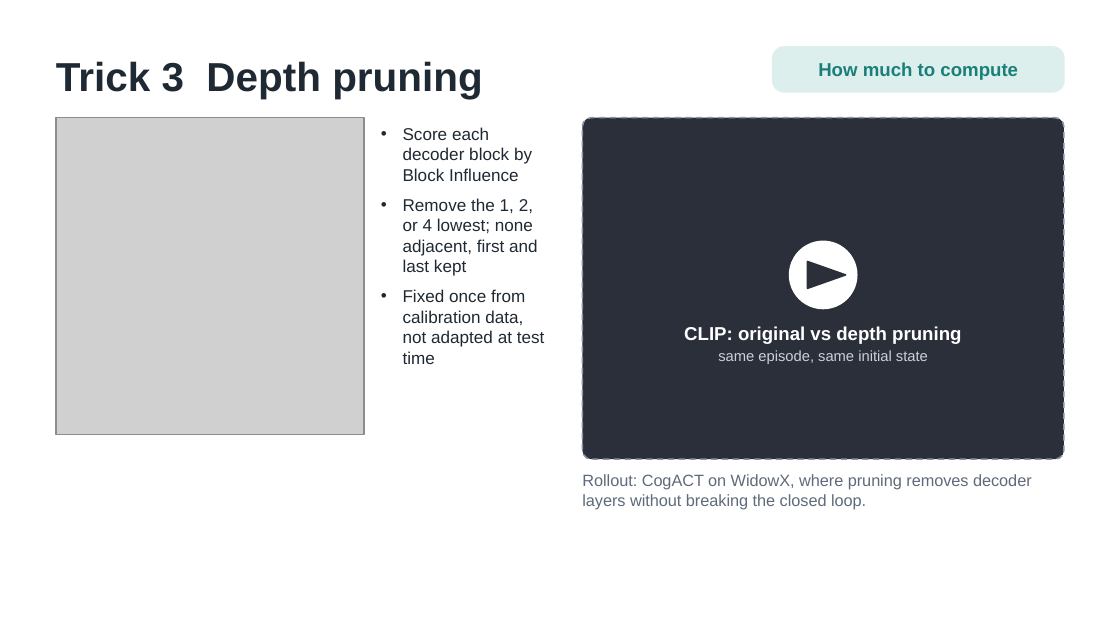
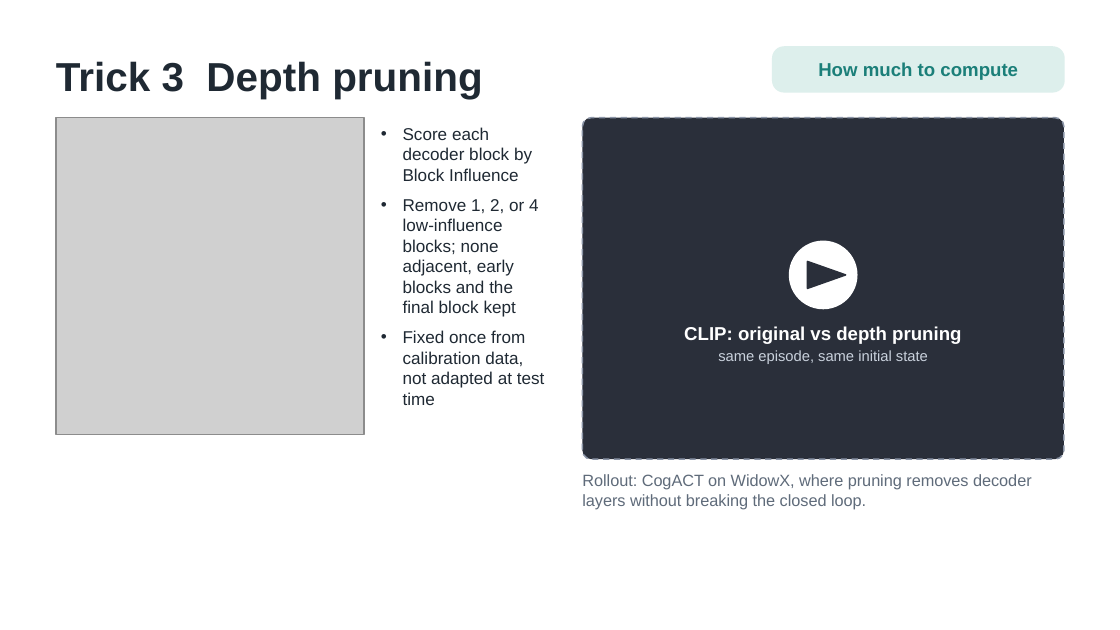
Before and after one commit to trillion-boy/BiVLA, a slide deck: slide 4 of experiments/paper/video/ICRA27_video_v2.pptx. Drawn at 1120x630 pixels with LibreOffice and Linux fonts; fonts in the diff are those of the drawing; grey boxes stand for pictures. Boxes give left, top, right and bottom in pixels: in the first picture for what was removed or moved away, otherwise in the second. Text is boxed around its words. In the diff, an @@ line names an element or a change of style, - is before the commit and + after.

```diff
--- a/experiments/paper/video/ICRA27_video_v2.pptx
+++ b/experiments/paper/video/ICRA27_video_v2.pptx
@@ text at (x1=403, y1=199, x2=539, y2=317): text changed @@
-• Remove the 1, 2, or 4 lowest; none adjacent, first and last kept
+• Remove 1, 2, or 4 low-influence blocks; none adjacent, early blocks and the final block kept
```
Also in this commit, not shown: 8 other slides changed, 11 other files.
